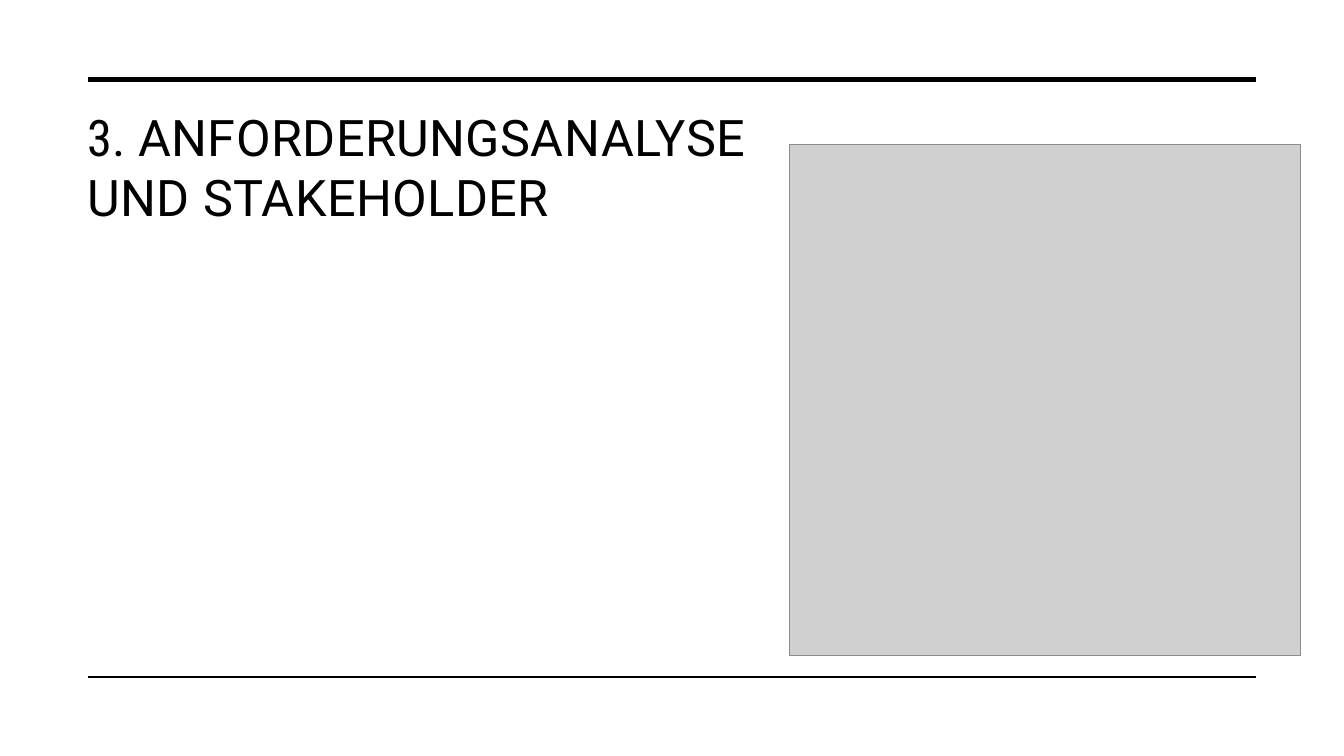
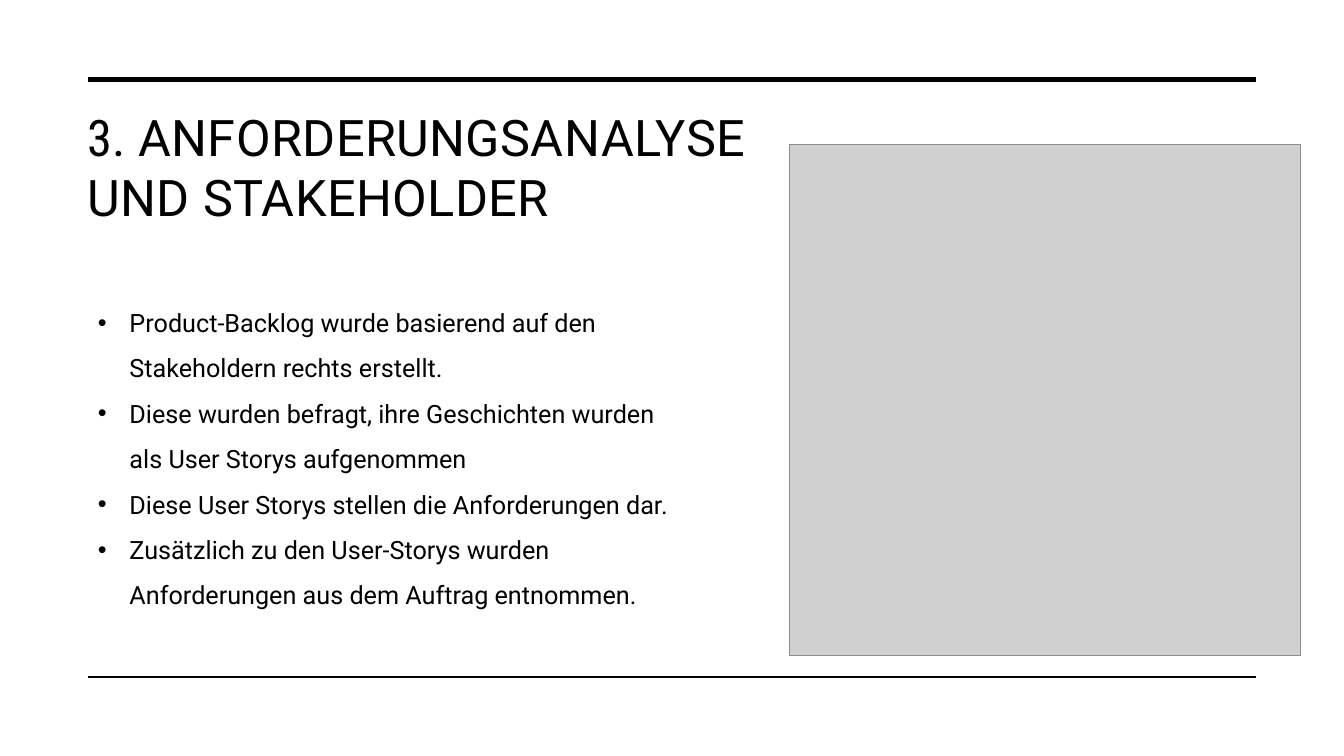
Before and after one commit to malu254/Eifrige-Otter-PM, a slide deck: slide 7 of Abgabe/Dokumentation/Präsentation.pptx. Drawn at 1344x756 pixels with LibreOffice and Linux fonts; fonts in the diff are those of the drawing; grey boxes stand for pictures. Boxes give left, top, right and bottom in pixels: in the first picture for what was removed or moved away, otherwise in the second. Text is boxed around its words. In the diff, an @@ line names an element or a change of style, - is before the commit and + after.

```diff
--- a/Abgabe/Dokumentation/Präsentation.pptx
+++ b/Abgabe/Dokumentation/Präsentation.pptx
@@ text added at (129,313,668,610), 18 pt, text #000000 @@
+• Product-Backlog wurde basierend auf den Stakeholdern rechts erstellt.
+• Diese wurden befragt, ihre Geschichten wurden als User Storys aufgenommen
+• Diese User Storys stellen die Anforderungen dar.
+• Zusätzlich zu den User-Storys wurden Anforderungen aus dem Auftrag entnommen.
```
Also in this commit, not shown: 1 other slide changed, 3 other files.
